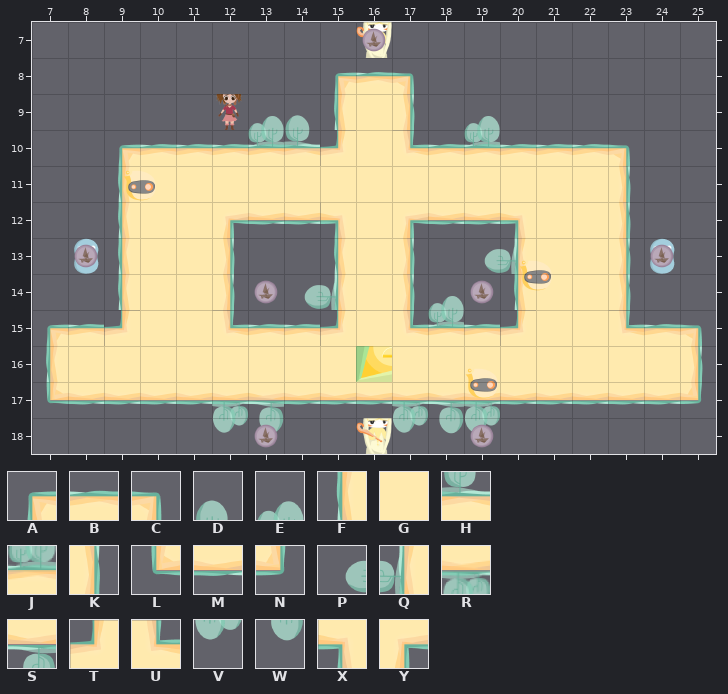
Two versions of a level (Tiled map, LibGDX/core/assets/Levels/level11.tmx). The picture above was drawn from the file before the commit.
Cells are 128x128 px. Shown: x 7..25, y 7..18.
Key: from "tileset.V1": A 0, B 2, C 3, D 6, E 7, F 11, G 12, H 17, J 18, K 25, L 33, M 34, N 36, P 37, Q 38, R 50, S 51, T 55, U 56, V 61, W 62, X 66, Y 67.
_ is an empty cell, # one hidden under a higher layer.
Layers that did not change in this view are not listed.
Layer "Ground" before, first column x 7:
 7 ___________________
 8 ________ABC________
 9 ______EDFGK_E______
10 __ABBBJHTGUBJBBBC__
11 __FGGGGGGGGGGGGGK__
12 __FGGYMMXGYMMXGGK__
13 __FGGK__FGK_PQGGK__
14 __FGGK_PQGKE_FGGK__
15 ABTGGUBBTGUJBTGGUBC
16 FGGGGGGGG#GGGGGGGGK
17 LMMMMRSMMMRSRMMMMMN
18 _____VW___VWV______
The result:
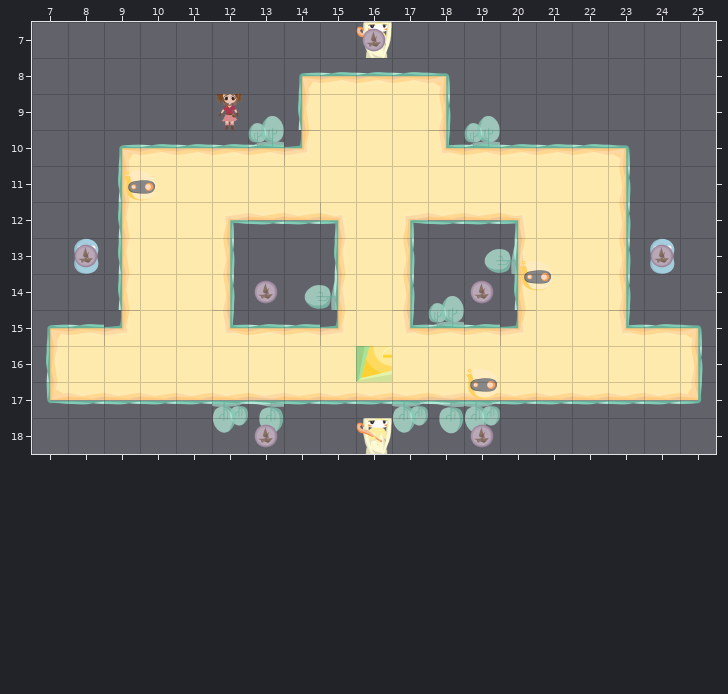
See-through tiles are keyed as they look on the map.
The exact change:
Layer "Ground":
y 8: x 14..15 _A -> AB; x 17..18 C_ -> BC
y 9: x 14..15 DF -> FG; x 17..18 K_ -> GK
y 10: x 14..15 HT -> TG; x 17..18 UB -> GU
Boxes around the changes in both pictures, in picture pixels (x1, y1, x2, y2):
changed: (284, 72, 356, 166)
changed: (392, 72, 464, 156)
